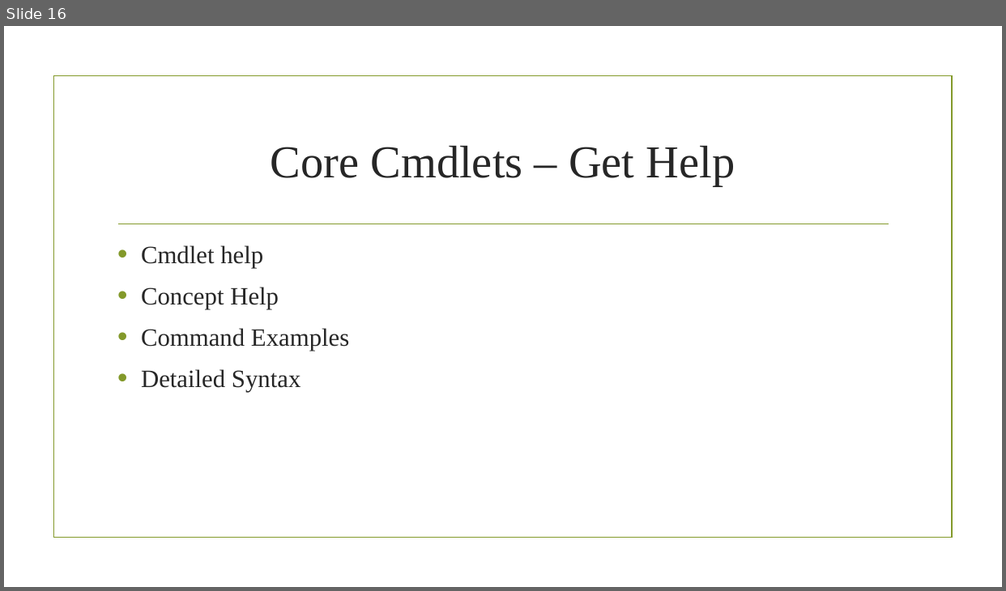
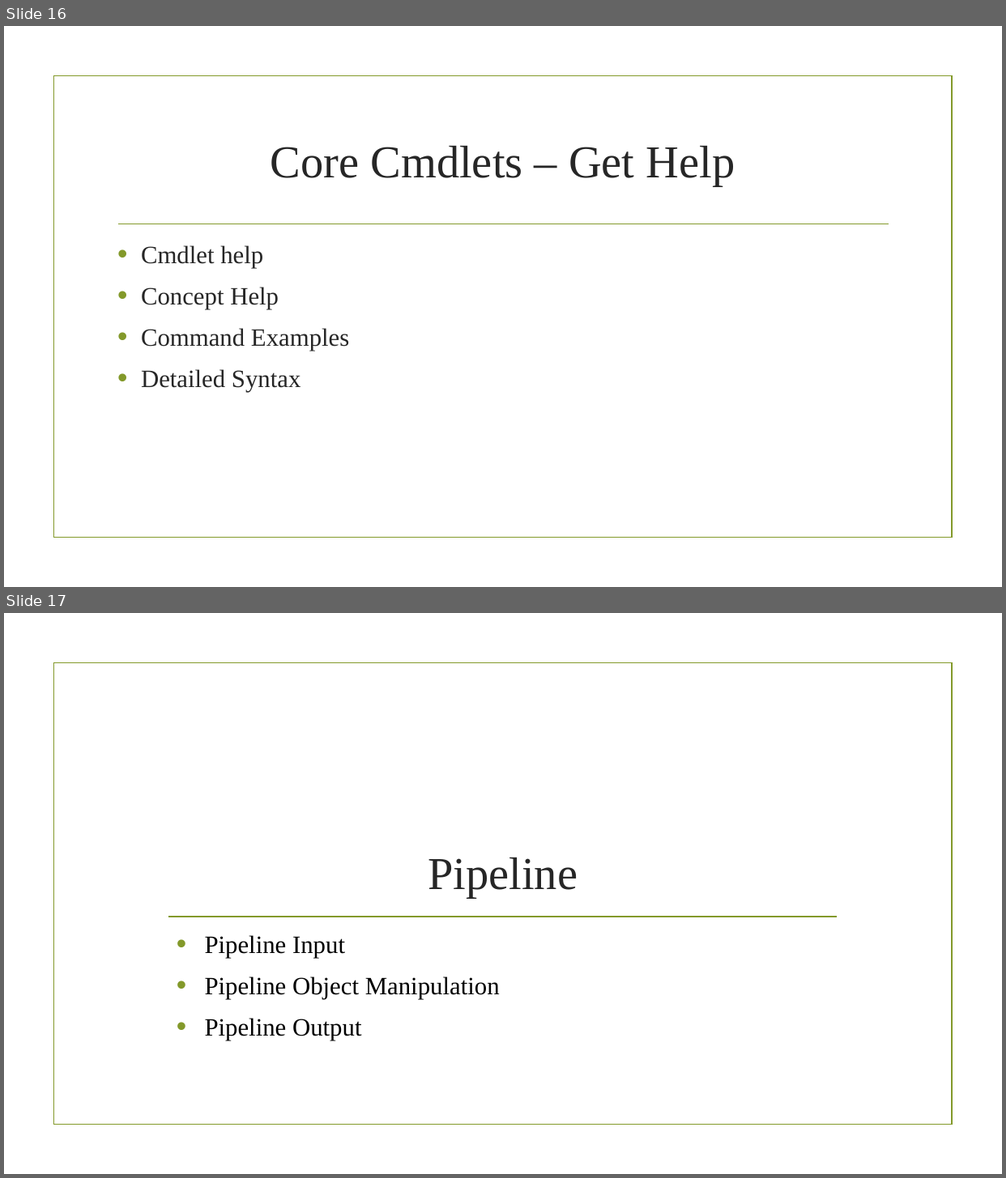
Before and after one commit to Metoraf007/Public_PowerShell, a slide deck: PowerShell for the IT Professional.pptx. Shown one above the other, each under a label of ours: slide 16 before the commit, slides 16 and 17 after it. The pictures are 1006x591 and 1006x1178 pixels, drawn with LibreOffice and Linux fonts; fonts in the diff are those of the drawing; background and template pictures are left out. Boxes give left, top, right and bottom in pixels: in the first picture for what was removed or moved away, otherwise in the second. Text is boxed around its words. In the diff, an @@ line names an element or a change of style, - is before the commit and + after.

```diff
--- a/PowerShell for the IT Professional.pptx
+++ b/PowerShell for the IT Professional.pptx
@@ slide 17 added at box(4, 613, 1002, 1174), background picture (left out); not listed: 1 template element that a slide beside it also shows @@
@@ title added at box(428, 858, 577, 899), 44 pt, text #262626 @@
+Pipeline
@@ line added from (168, 917) to (837, 917), #83992A 1.25 pt @@
@@ text added at box(205, 935, 500, 1041), 24 pt, text #000000 @@
+• Pipeline Input
+• Pipeline Object Manipulation
+• Pipeline Output
```
Also in this commit, not shown: 7 other slides added.
